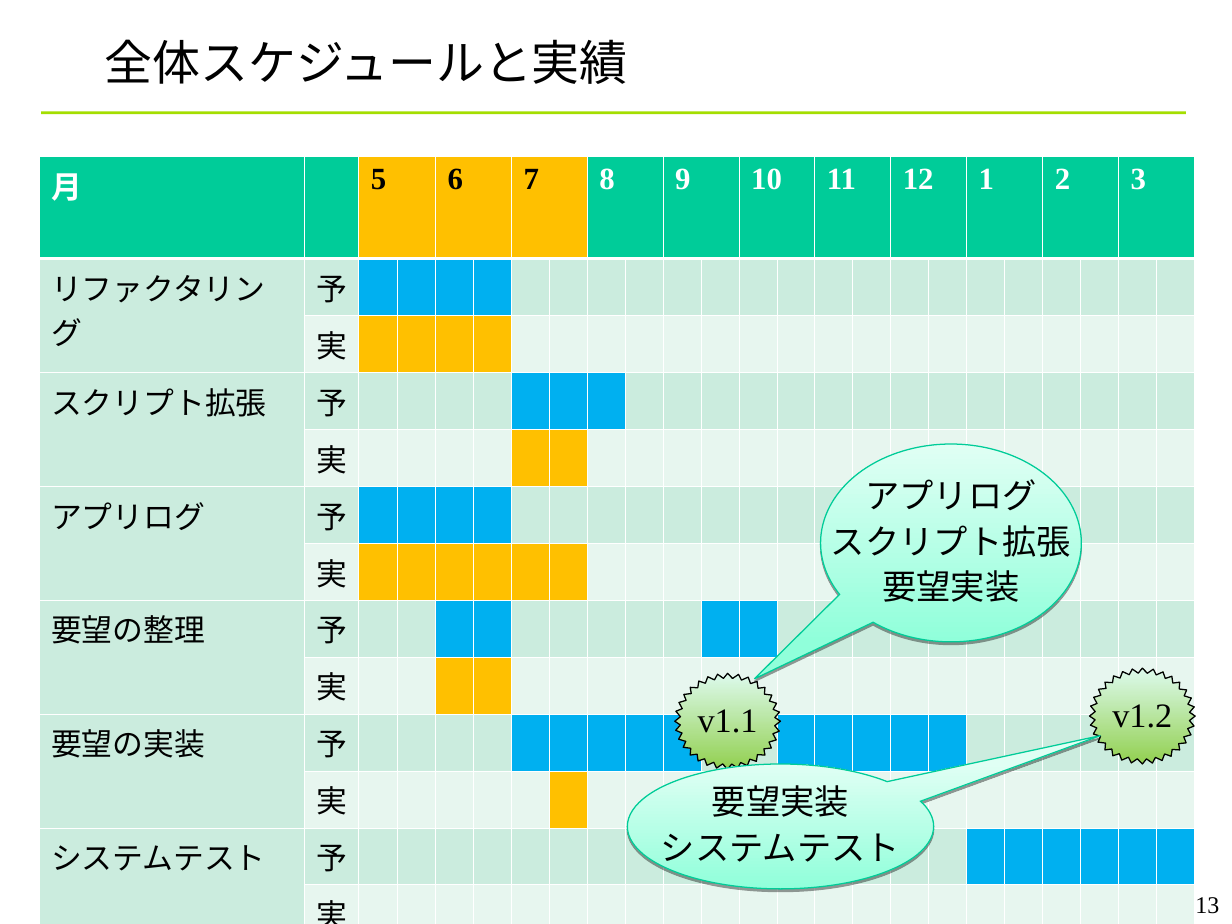
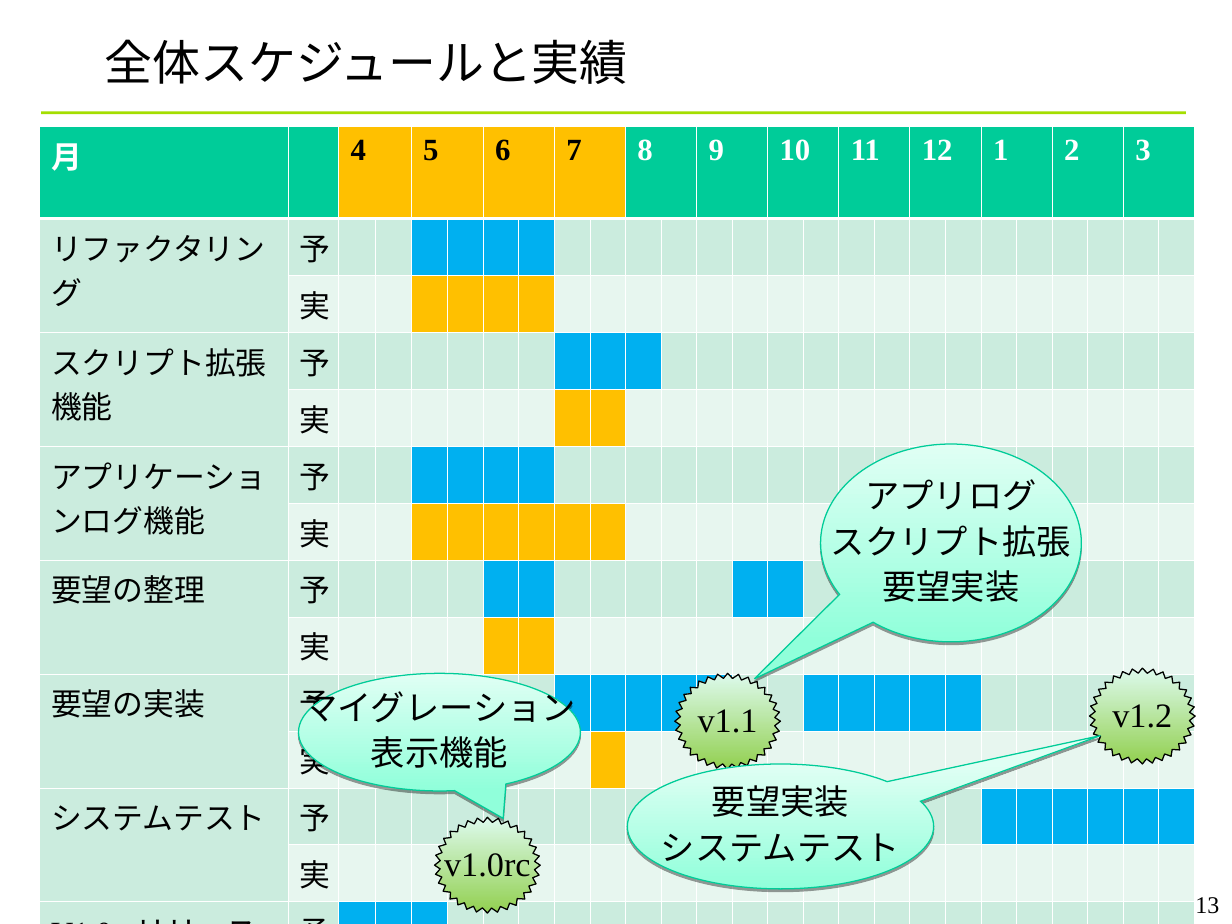
Before and after one commit to YixiaoLi/tlv4mc, a slide deck: slide 13 of doc/phase4/joho_koukankai/ojl-2nd-comm-yanagi.ppt. Drawn at 1232x924 pixels with LibreOffice and Linux fonts; fonts in the diff are those of the drawing; background and template pictures are left out. Boxes give left, top, right and bottom in pixels: in the first picture for what was removed or moved away, otherwise in the second. Text is boxed around its words. In the diff, an @@ line names an element or a change of style, - is before the commit and + after.

```diff
--- a/doc/phase4/joho_koukankai/ojl-2nd-comm-yanagi.ppt
+++ b/doc/phase4/joho_koukankai/ojl-2nd-comm-yanagi.ppt
@@ table at (x1=39, y1=127, x2=1198, y2=913) @@
-月 |  | 5 |  | 6 |  | 7 |  | 8 |  | 9 |  | 10 |  | 11 |  | 12 |  | 1 |  | 2 |  | 3 | 
-リファクタリング | 予 |  |  |  |  |  |  |  |  |  |  |  |  |  |  |  |  |  |  |  |  |  | 
- | 実 |  |  |  |  |  |  |  |  |  |  |  |  |  |  |  |  |  |  |  |  |  | 
-スクリプト拡張 | 予 |  |  |  |  |  |  |  |  |  |  |  |  |  |  |  |  |  |  |  |  |  | 
- | 実 |  |  |  |  |  |  |  |  |  |  |  |  |  |  |  |  |  |  |  |  |  | 
-アプリログ | 予 |  |  |  |  |  |  |  |  |  |  |  |  |  |  |  |  |  |  |  |  |  | 
- | 実 |  |  |  |  |  |  |  |  |  |  |  |  |  |  |  |  |  |  |  |  |  | 
-要望の整理 | 予 |  |  |  |  |  |  |  |  |  |  |  |  |  |  |  |  |  |  |  |  |  | 
- | 実 |  |  |  |  |  |  |  |  |  |  |  |  |  |  |  |  |  |  |  |  |  | 
-要望の実装 | 予 |  |  |  |  |  |  |  |  |  |  |  |  |  |  |  |  |  |  |  |  |  | 
- | 実 |  |  |  |  |  |  |  |  |  |  |  |  |  |  |  |  |  |  |  |  |  | 
-システムテスト | 予 |  |  |  |  |  |  |  |  |  |  |  |  |  |  |  |  |  |  |  |  |  | 
- | 実 |  |  |  |  |  |  |  |  |  |  |  |  |  |  |  |  |  |  |  |  |  | 
+月 |  | 4 |  | 5 |  | 6 |  | 7 |  | 8 |  | 9 |  | 10 |  | 11 |  | 12 |  | 1 |  | 2 |  | 3 | 
+リファクタリング | 予 |  |  |  |  |  |  |  |  |  |  |  |  |  |  |  |  |  |  |  |  |  |  |  | 
+ | 実 |  |  |  |  |  |  |  |  |  |  |  |  |  |  |  |  |  |  |  |  |  |  |  | 
+スクリプト拡張機能 | 予 |  |  |  |  |  |  |  |  |  |  |  |  |  |  |  |  |  |  |  |  |  |  |  | 
+ | 実 |  |  |  |  |  |  |  |  |  |  |  |  |  |  |  |  |  |  |  |  |  |  |  | 
+アプリケーションログ機能 | 予 |  |  |  |  |  |  |  |  |  |  |  |  |  |  |  |  |  |  |  |  |  |  |  | 
+ | 実 |  |  |  |  |  |  |  |  |  |  |  |  |  |  |  |  |  |  |  |  |  |  |  | 
+要望の整理 | 予 |  |  |  |  |  |  |  |  |  |  |  |  |  |  |  |  |  |  |  |  |  |  |  | 
+ | 実 |  |  |  |  |  |  |  |  |  |  |  |  |  |  |  |  |  |  |  |  |  |  |  | 
+要望の実装 | 予 |  |  |  |  |  |  |  |  |  |  |  |  |  |  |  |  |  |  |  |  |  |  |  | 
+ | 実 |  |  |  |  |  |  |  |  |  |  |  |  |  |  |  |  |  |  |  |  |  |  |  | 
+システムテスト | 予 |  |  |  |  |  |  |  |  |  |  |  |  |  |  |  |  |  |  |  |  |  |  |  | 
+ | 実 |  |  |  |  |  |  |  |  |  |  |  |  |  |  |  |  |  |  |  |  |  |  |  | 
+V1.0rcリリース | 予 |  |  |  |  |  |  |  |  |  |  |  |  |  |  |  |  |  |  |  |  |  |  |  | 
+ | 実 |  |  |  |  |  |  |  |  |  |  |  |  |  |  |  |  |  |  |  |  |  |  |  | 
@@ table resized from (x1=39, y1=156, x2=1200, y2=876) to (x1=39, y1=127, x2=1198, y2=913) @@
@@ speech bubble added at (x1=298, y1=674, x2=580, y2=791), fill gradient #90FFDA to #E0FFF4, outline #00CC98 0.74 pt, 20 pt, text #000000 @@
+マイグレーション
+表示機能
@@ freeform shape added at (x1=435, y1=817, x2=541, y2=913), fill gradient #92D050 to #DDFAED, outline #000000 0.74 pt, 20 pt, text #000000 @@
+v1.0rc
```
Also in this commit, not shown: 2 other slides changed.
